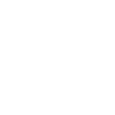
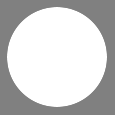
Layer changes from the first 115 x 115 image to the second:
added layer "Ellipse 1" above "Layer 0" over [7, 7, 107, 107]
hid "Layer 0" over [0, 0, 115, 115]
